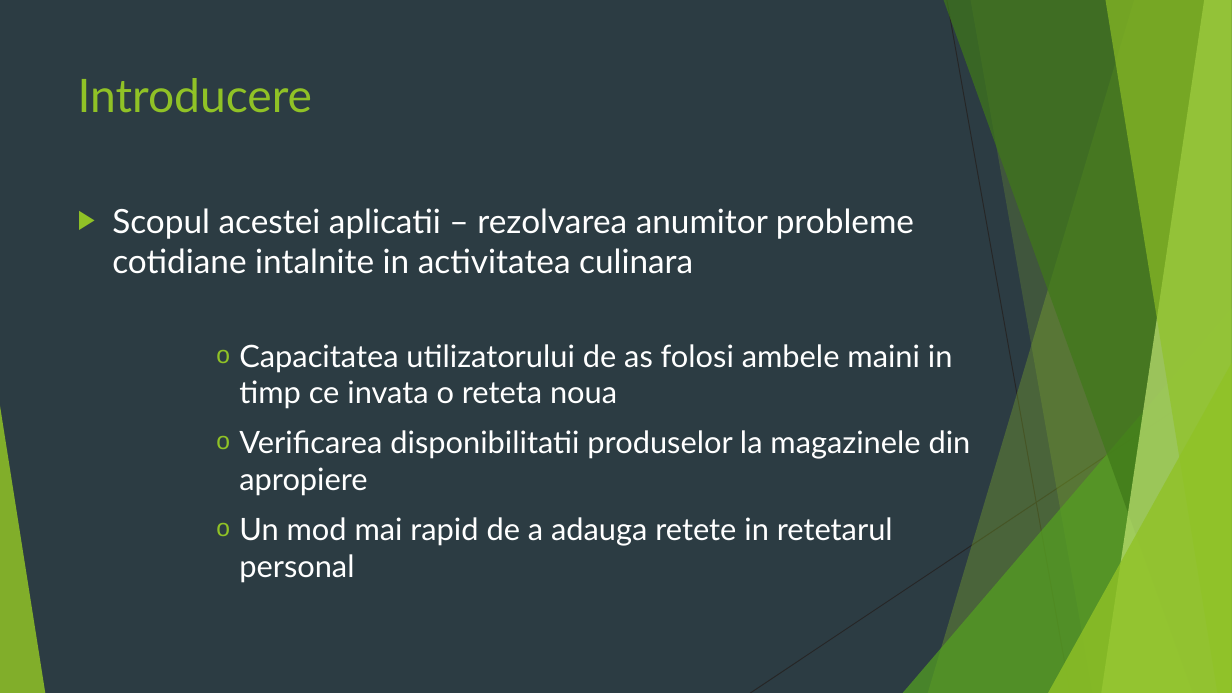
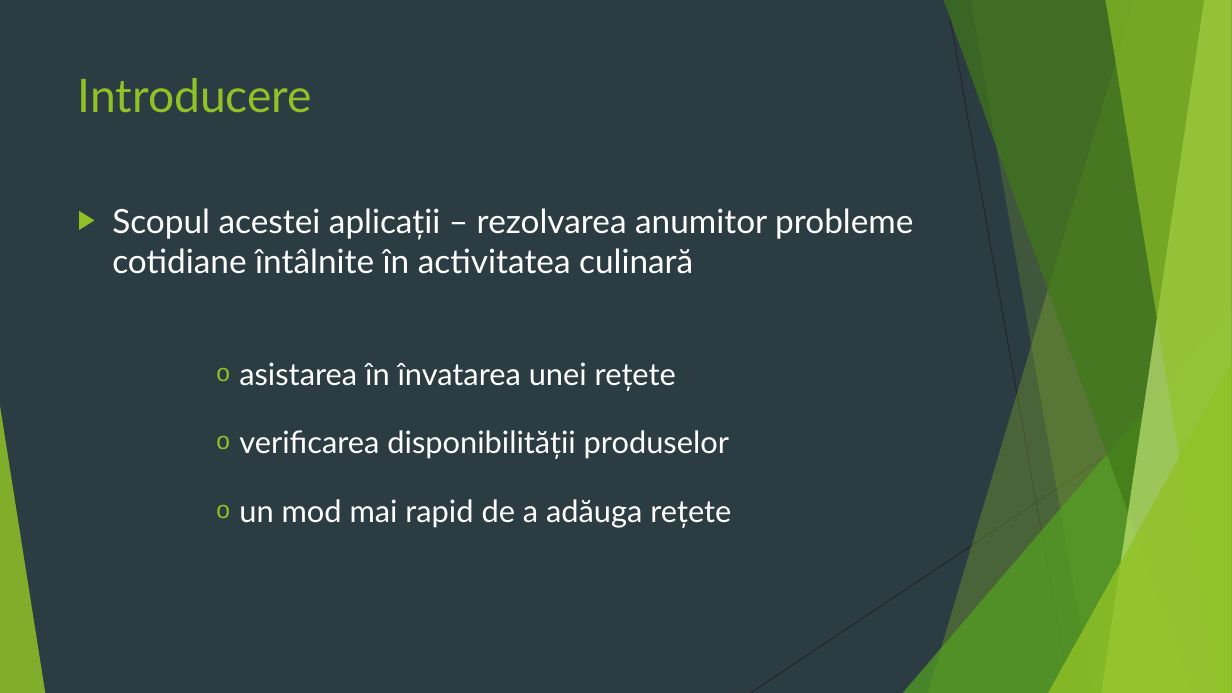
Before and after one commit to Samiicu/lucrareLicentaInformatica2020, a slide deck: slide 3 of Licenta2020BocicuSamuelEmanuel/prezentareLicenta.pptx. Drawn at 1232x693 pixels with LibreOffice and Linux fonts; fonts in the diff are those of the drawing. Boxes give left, top, right and bottom in pixels: in the first picture for what was removed or moved away, otherwise in the second. Text is boxed around its words. In the diff, an @@ line names an element or a change of style, - is before the commit and + after.

```diff
--- a/Licenta2020BocicuSamuelEmanuel/prezentareLicenta.pptx
+++ b/Licenta2020BocicuSamuelEmanuel/prezentareLicenta.pptx
@@ text at bbox=[112, 208, 913, 528]: text changed @@
-▶ Scopul acestei aplicatii – rezolvarea anumitor probleme cotidiane intalnite in activitatea culinara
-      o Capacitatea utilizatorului de as folosi ambele maini in timp ce invata o reteta noua
-      o Verificarea disponibilitatii produselor la magazinele din apropiere
-      o Un mod mai rapid de a adauga retete in retetarul personal
+▶ Scopul acestei aplicații – rezolvarea anumitor probleme cotidiane întâlnite în activitatea culinară
+      o asistarea în învatarea unei rețete
+      o verificarea disponibilității produselor
+      o un mod mai rapid de a adăuga rețete
```
Also in this commit, not shown: 9 other slides changed, 23 slides added, 1 slide removed.
